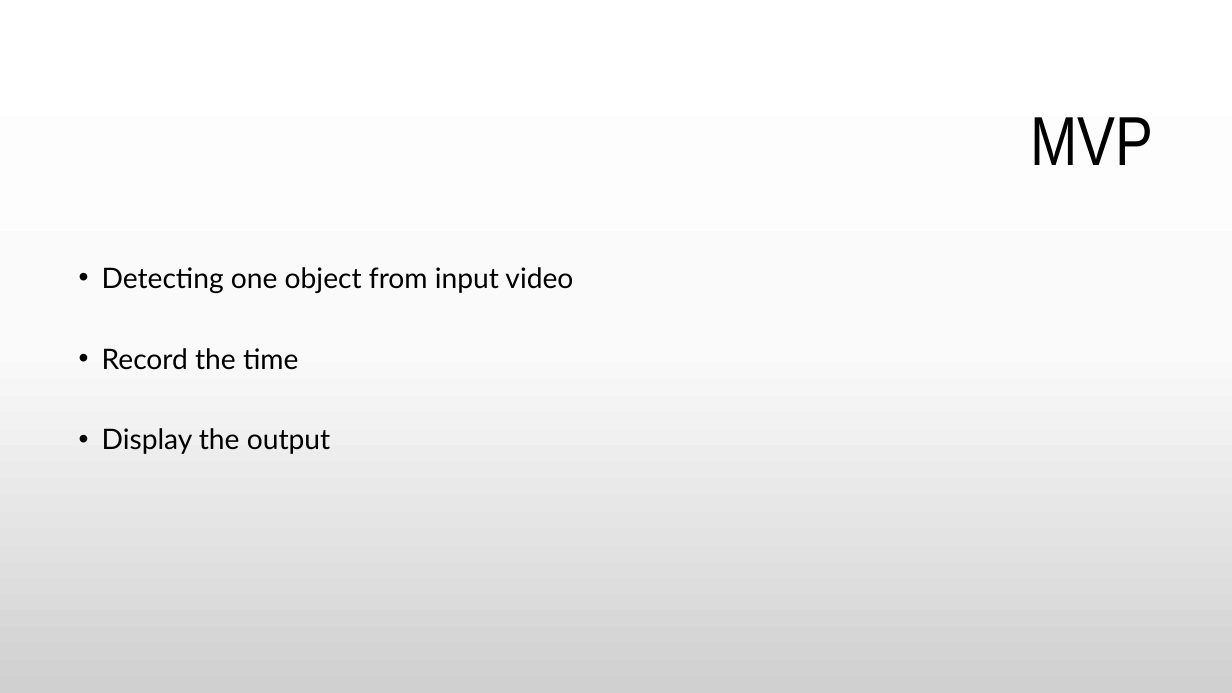
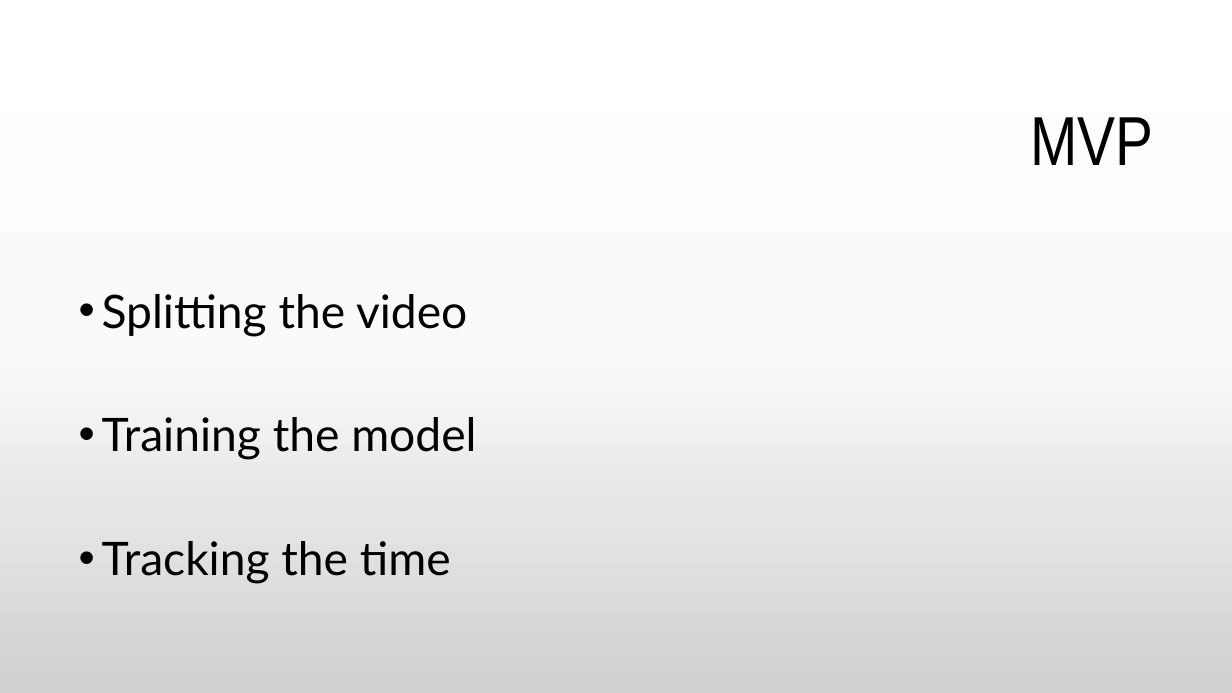
Before and after one commit to jemin6/CIS431_ImageDetector, a slide deck: slide 7 of Other_Files/Presentations/Final-Project.pptx. Drawn at 1232x693 pixels with LibreOffice and Linux fonts; fonts in the diff are those of the drawing; background and template pictures are left out. Boxes give left, top, right and bottom in pixels: in the first picture for what was removed or moved away, otherwise in the second. Text is boxed around its words. In the diff, an @@ line names an element or a change of style, - is before the commit and + after.

```diff
--- a/Other_Files/Presentations/Final-Project.pptx
+++ b/Other_Files/Presentations/Final-Project.pptx
@@ text at (102,294,476,584): text changed; size 22 to 36 pt @@
-• Detecting one object from input video
-• Record the time
-• Display the output
+• Splitting the video
+• Training the model
+• Tracking the time
```
Also in this commit, not shown: 2 other slides changed.
